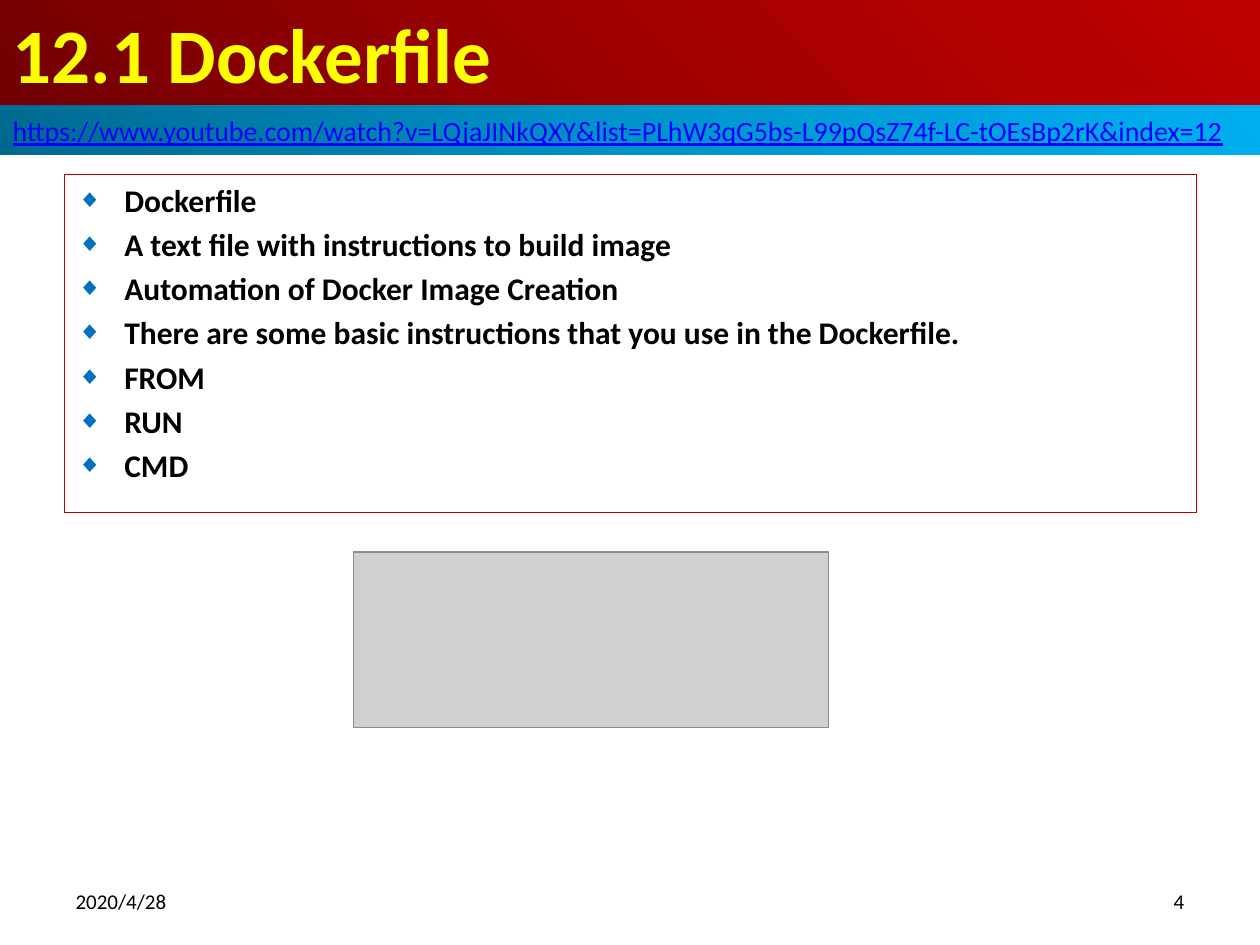
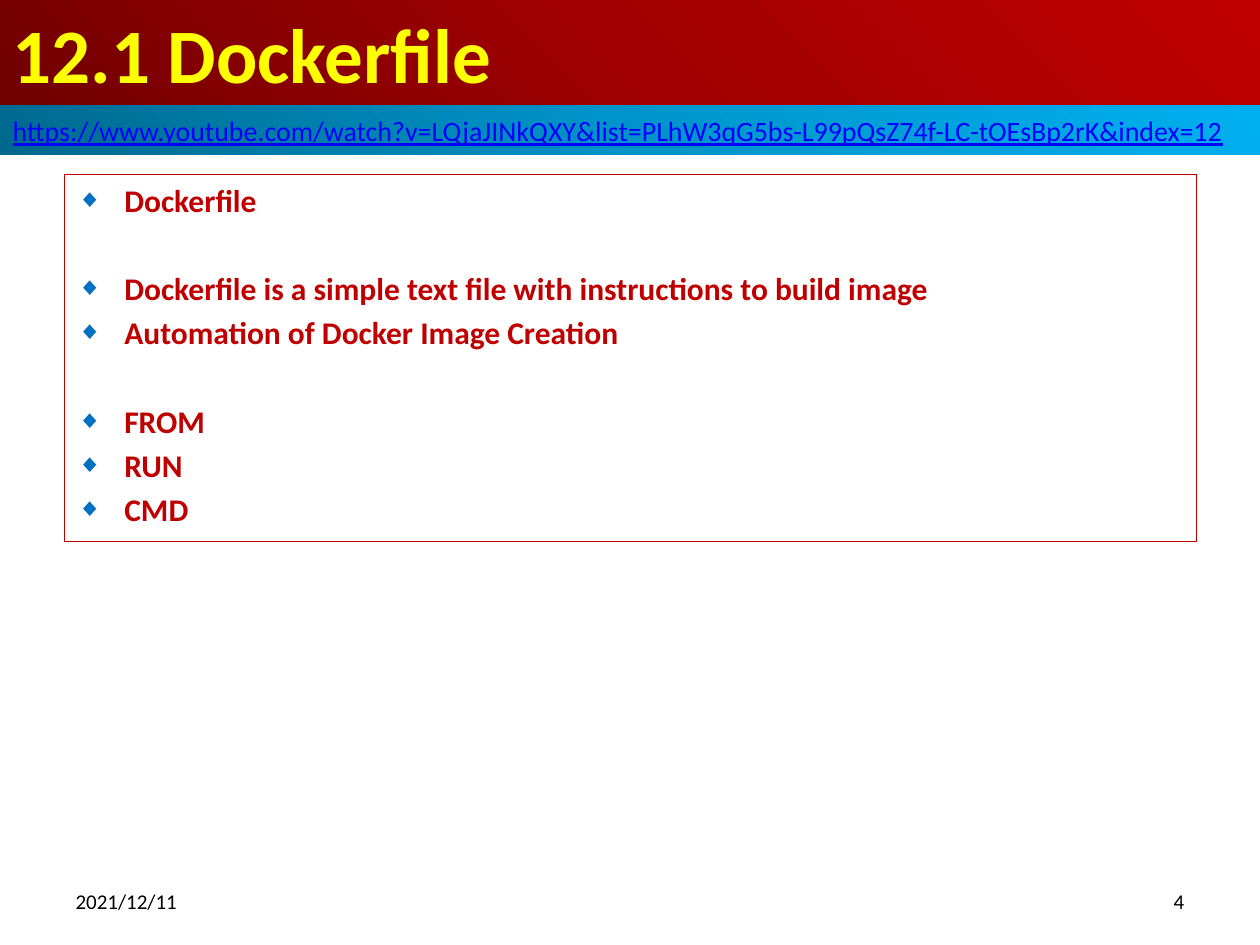
Before and after one commit to peterhchen/800-Docker, a slide deck: slide 4 of 12_Dockerfile.pptx. Drawn at 1260x945 pixels with LibreOffice and Linux fonts; fonts in the diff are those of the drawing; grey boxes stand for pictures. Boxes give left, top, right and bottom in pixels: in the first picture for what was removed or moved away, otherwise in the second. Text is boxed around its words. In the diff, an @@ line names an element or a change of style, - is before the commit and + after.

```diff
--- a/12_Dockerfile.pptx
+++ b/12_Dockerfile.pptx
@@ subtitle "Dockerfile": place and size @@
-subtitle "Dockerfile" at [64, 175, 1197, 513]
+subtitle "Dockerfile" at [64, 175, 1197, 542]
@@ subtitle at [124, 190, 618, 522]: text colour #000000 to #C00000 in "Dockerfile", "Automation of Docker Image Creation", "FROM", "RUN" and 1 more places @@
@@ subtitle at [124, 278, 927, 306]: text changed; text colour #000000 to #C00000 @@
-◆ A text file with instructions to build image
+◆ Dockerfile is a simple text file with instructions to build image
@@ subtitle at [124, 322, 960, 349]: paragraph removed @@
-◆ There are some basic instructions that you use in the Dockerfile.
@@ picture removed at [354, 552, 829, 728] @@
@@ text at [76, 894, 177, 910]: text changed @@
-2020/4/28
+2021/12/11
```
Also in this commit, not shown: 11 other slides changed, 3 slides added.
